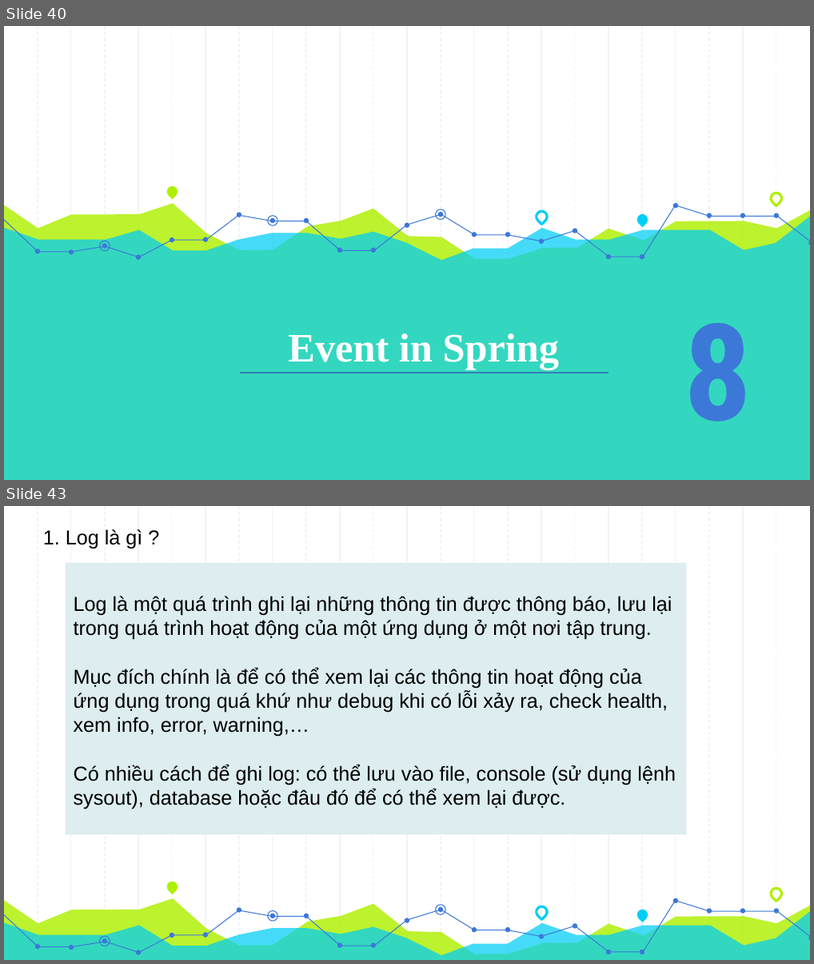
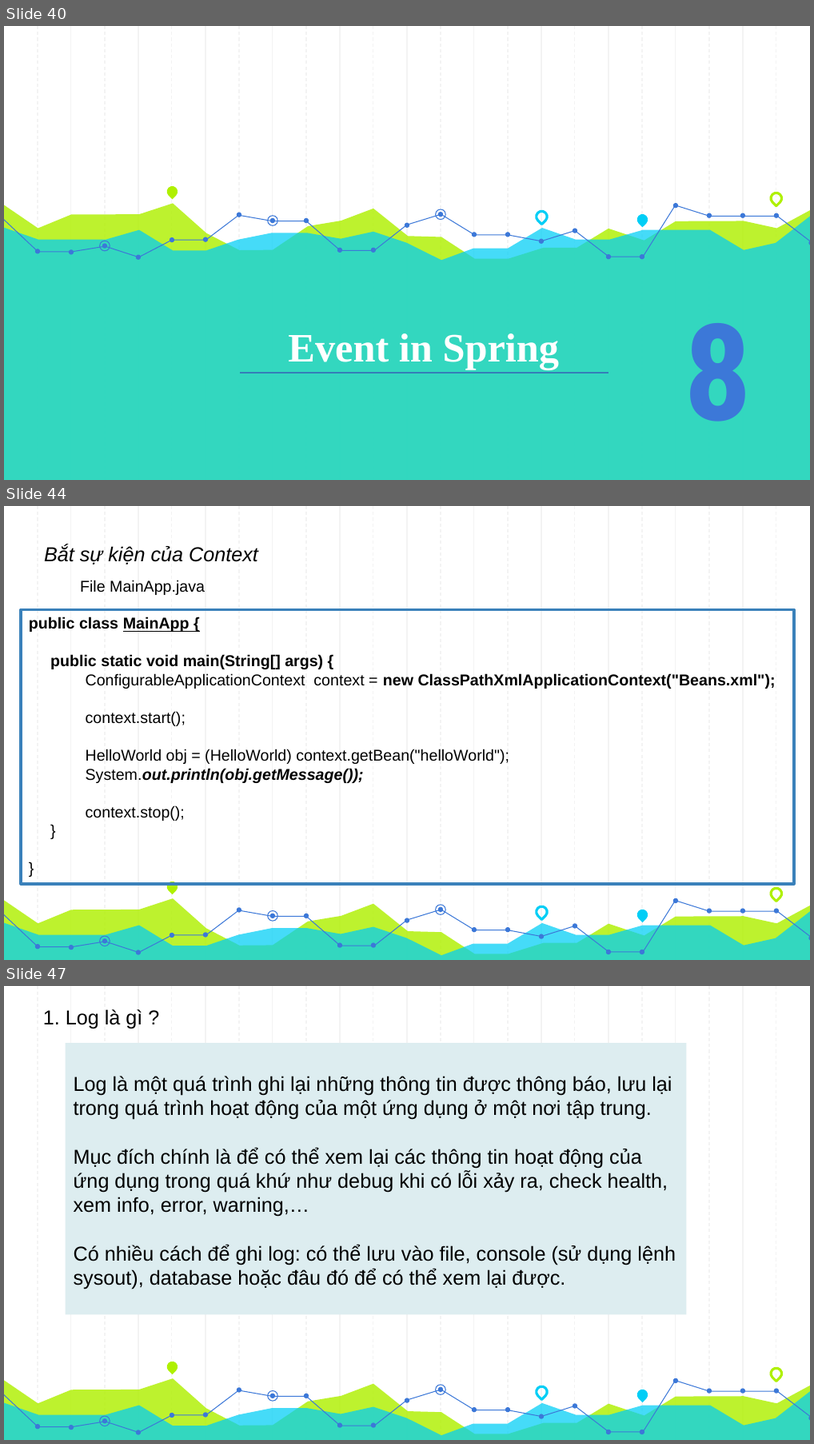
Before and after one commit to thanh13hc/my-first-project, a slide deck: Spring Core.pptx. Shown one above the other, each under a label of ours: slides 40 and 43 before the commit, slides 40, 44 and 47 after it; the slides between them are not shown. The pictures are 814x964 and 814x1444 pixels, drawn with LibreOffice and Linux fonts; fonts in the diff are those of the drawing. Boxes give left, top, right and bottom in pixels: in the first picture for what was removed or moved away, otherwise in the second. Text is boxed around its words. In the diff, an @@ line names an element or a change of style, - is before the commit and + after.

```diff
--- a/Spring Core.pptx
+++ b/Spring Core.pptx
@@ slide 44 added at box(4, 506, 810, 960), background #FFFFFF; not listed: 59 template elements that a slide beside it also shows @@
@@ text added at box(44, 544, 258, 564), 18 pt, text #000000, italic @@
+Bắt sự kiện của Context
@@ text added at box(80, 580, 205, 595), 14 pt, text #000000 @@
+File MainApp.java
@@ rectangle added at box(21, 609, 794, 884), outline #3A81BA 2.25 pt, 14 pt, text #000000 @@
+public class MainApp {
+public static void main(String[] args) {
+  ConfigurableApplicationContext context = new ClassPathXmlApplicationContext("Beans.xml");
+  context.start();
+  HelloWorld obj = (HelloWorld) context.getBean("helloWorld");
+  System.out.println(obj.getMessage());
+  context.stop();
+}
+}
@@ what was slide 43 is now slide 47 @@
```
Also in this commit, not shown: 2 slides changed, 18 other slides added, 1 slide removed, 30 other files.
